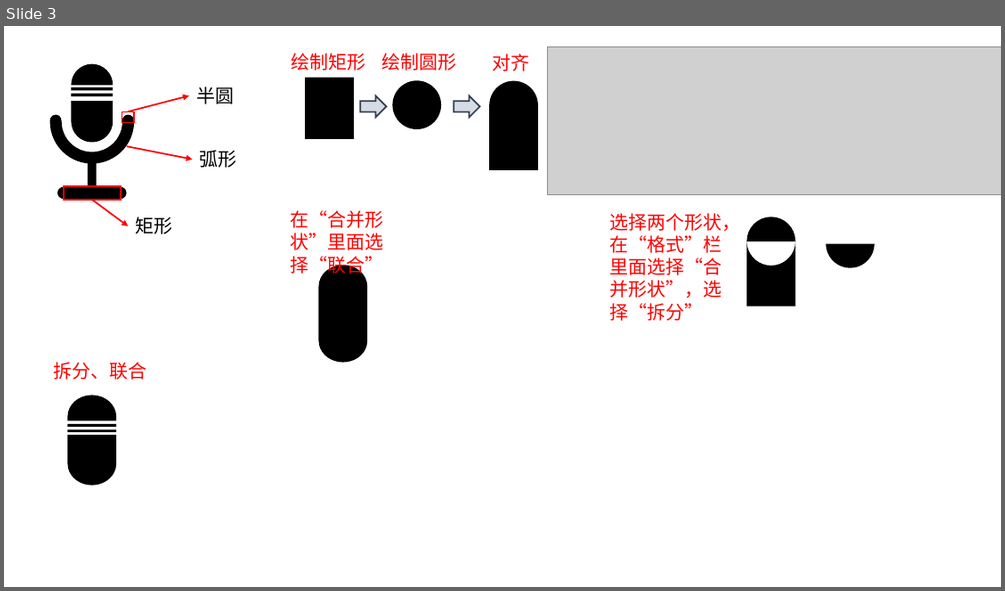
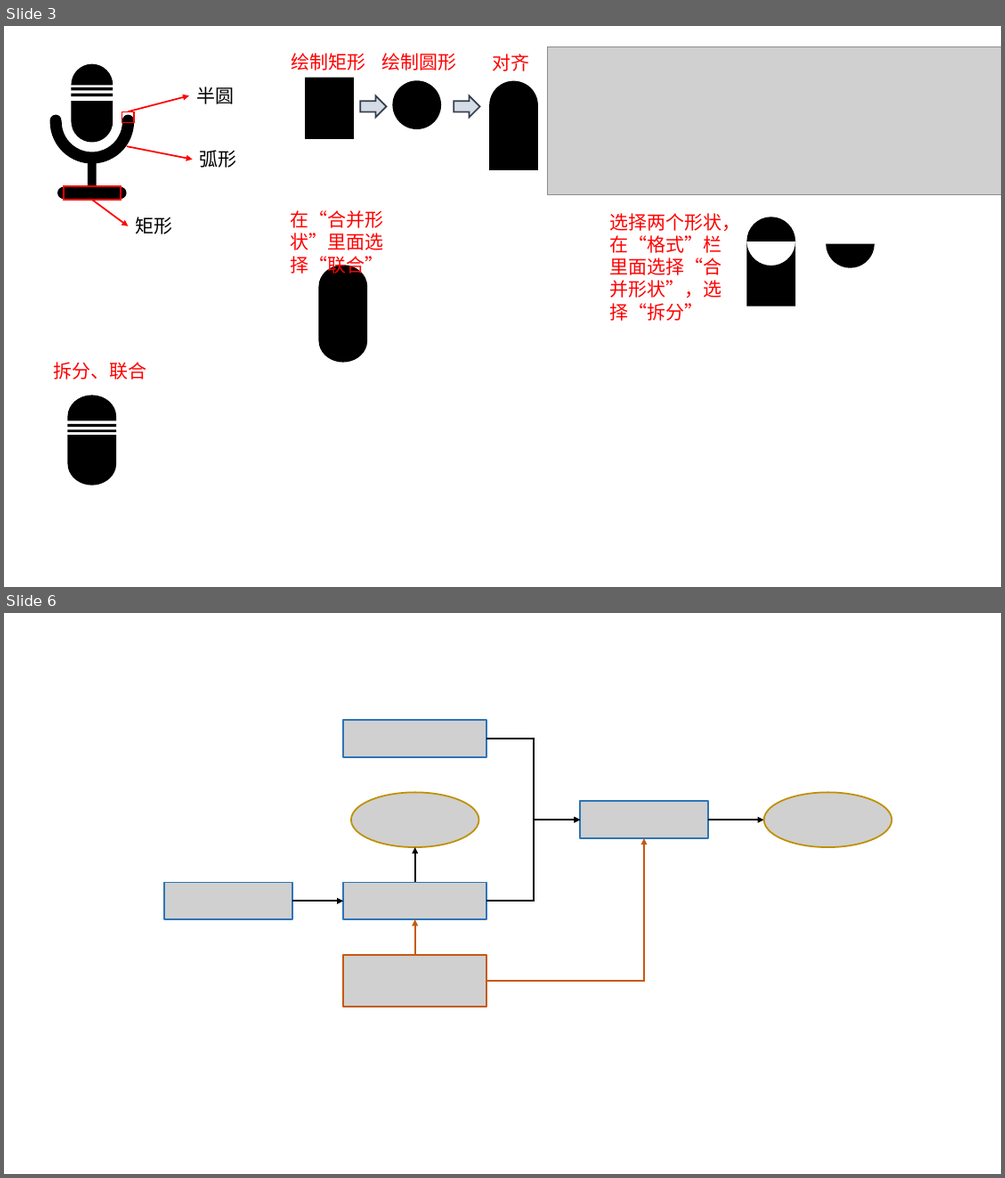
Before and after one commit to ICEORY/iceory.gitbook.io, a slide deck: notes/fig/figure.pptx. Shown one above the other, each under a label of ours: slide 3 before the commit, slides 3 and 6 after it; the slides between them are not shown. The pictures are 1005x591 and 1005x1178 pixels, drawn with LibreOffice and Linux fonts; fonts in the diff are those of the drawing; grey boxes stand for pictures. Boxes give left, top, right and bottom in pixels: in the first picture for what was removed or moved away, otherwise in the second. Text is boxed around its words. In the diff, an @@ line names an element or a change of style, - is before the commit and + after.

```diff
--- a/notes/fig/figure.pptx
+++ b/notes/fig/figure.pptx
@@ slide 6 added at <box>4,613,1001,1174</box>, background #FFFFFF @@
@@ picture added at <box>343,720,487,757</box> @@
@@ elbow arrow added from (487, 738) to (581, 820), #000000 1.5 pt @@
@@ picture added at <box>351,793,479,847</box> @@
@@ picture added at <box>764,793,891,847</box> @@
@@ elbow arrow added from (487, 900) to (581, 820), #000000 1.5 pt @@
@@ picture added at <box>581,802,708,839</box> @@
@@ arrow added from (708, 820) to (764, 820), #000000 1.5 pt @@
@@ arrow added from (415, 882) to (415, 847), #000000 1.5 pt @@
@@ elbow arrow added from (487, 981) to (644, 838), #C55A11 1.5 pt @@
@@ picture added at <box>165,882,292,919</box> @@
@@ arrow added from (291, 900) to (343, 900), #000000 1.5 pt @@
@@ picture added at <box>343,882,487,919</box> @@
@@ arrow added from (415, 955) to (415, 919), #C55A11 1.5 pt @@
@@ picture added at <box>343,955,487,1007</box> @@
```
Also in this commit, not shown: 3 other slides added, 1 slide removed, 26 other files.
